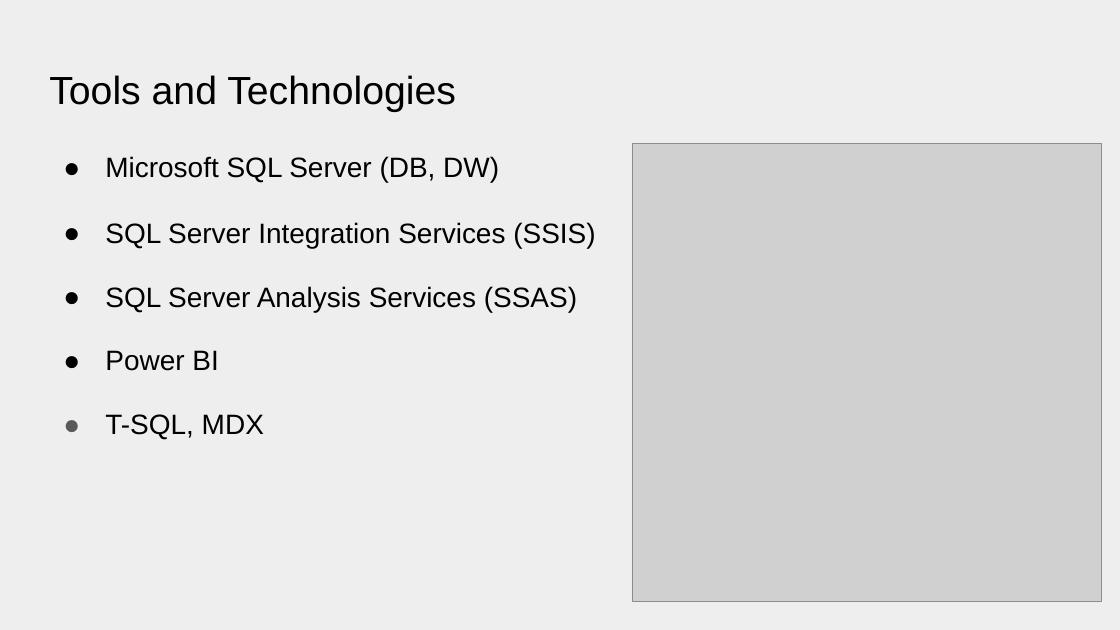
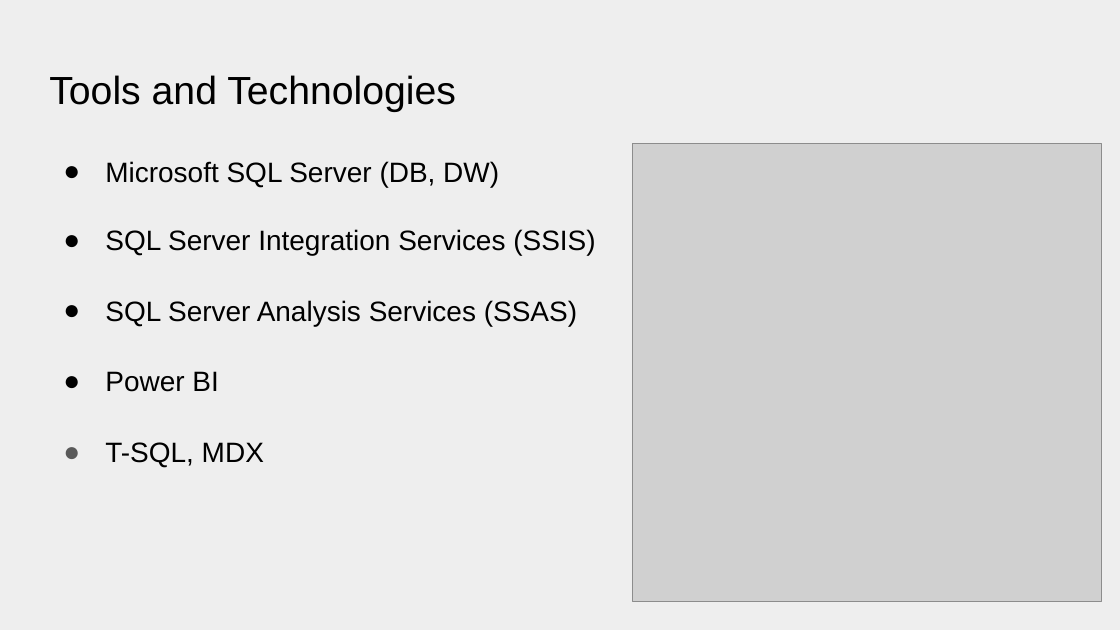
Before and after one commit to MohamedMostafa259/Big-Data-Project-Sakila-DB, a slide deck: slide 5 of presentation.pptx. Drawn at 1120x630 pixels with LibreOffice and Linux fonts; fonts in the diff are those of the drawing; grey boxes stand for pictures. Boxes give left, top, right and bottom in pixels: in the first picture for what was removed or moved away, otherwise in the second. Text is boxed around its words. In the diff, an @@ line names an element or a change of style, - is before the commit and + after.

```diff
--- a/presentation.pptx
+++ b/presentation.pptx
@@ text "Microsoft SQL Server (DB, DW)" at bbox=[105, 161, 595, 467]: line spacing 0.95 to 1.05 @@
```
Also in this commit, not shown: 3 other slides changed.
